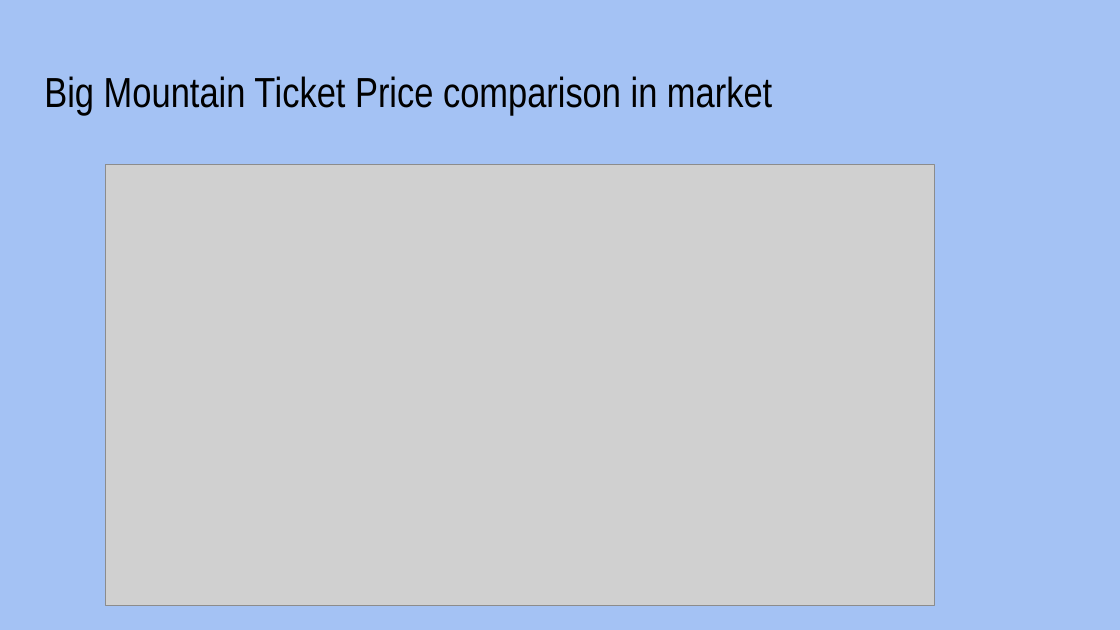
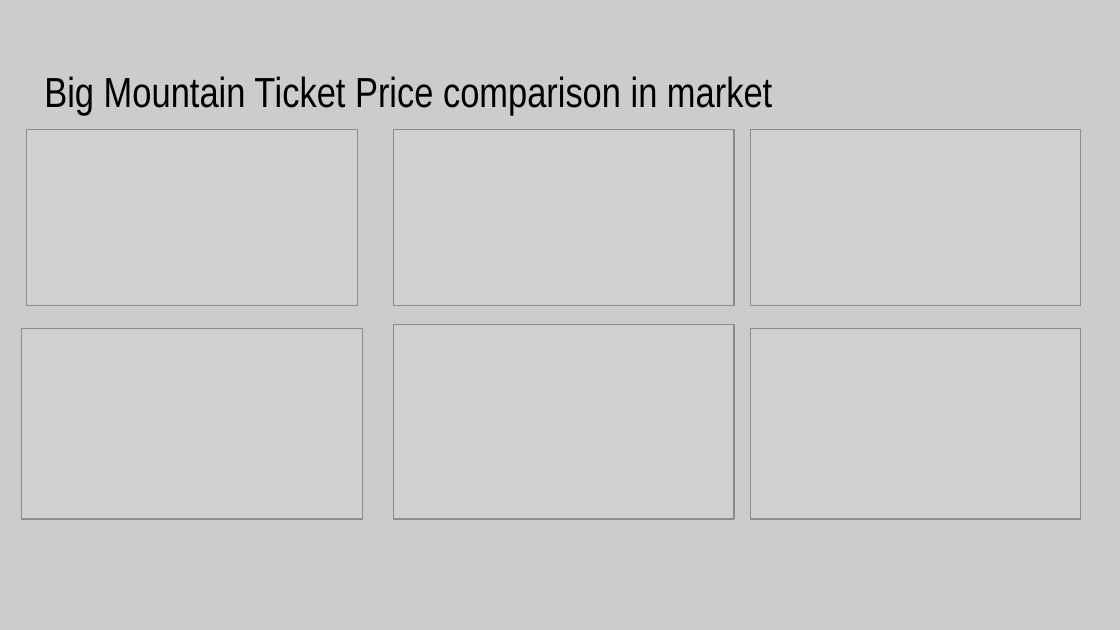
Before and after one commit to shaisid01/Data-Science, a slide deck: slide 6 of CapstoneProjects/Big Mountain Ski Resort/Docs/Project Slides.pptx. Drawn at 1120x630 pixels with LibreOffice and Linux fonts; fonts in the diff are those of the drawing; grey boxes stand for pictures. Boxes give left, top, right and bottom in pixels: in the first picture for what was removed or moved away, otherwise in the second. Text is boxed around its words. In the diff, an @@ line names an element or a change of style, - is before the commit and + after.

```diff
--- a/CapstoneProjects/Big Mountain Ski Resort/Docs/Project Slides.pptx
+++ b/CapstoneProjects/Big Mountain Ski Resort/Docs/Project Slides.pptx
@@ background #A4C2F4 to #CCCCCC @@
@@ picture: place and size @@
-picture at [105,165,935,606]
+picture at [27,130,357,306]
@@ picture added at [394,130,735,306] @@
@@ picture added at [750,130,1081,306] @@
@@ picture added at [22,328,363,519] @@
@@ picture added at [394,324,735,519] @@
@@ picture added at [750,328,1081,519] @@
```
Also in this commit, not shown: 7 other slides changed, 2 slides removed, 1 other file.
